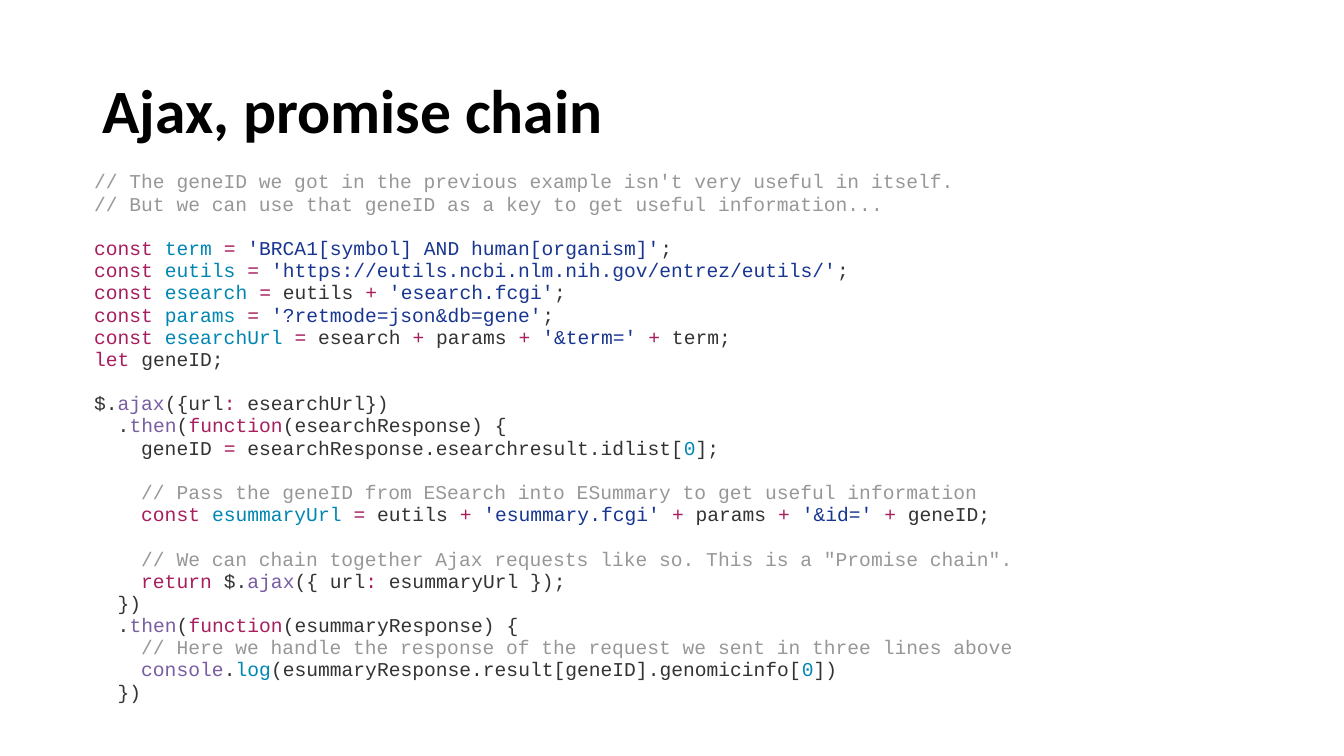
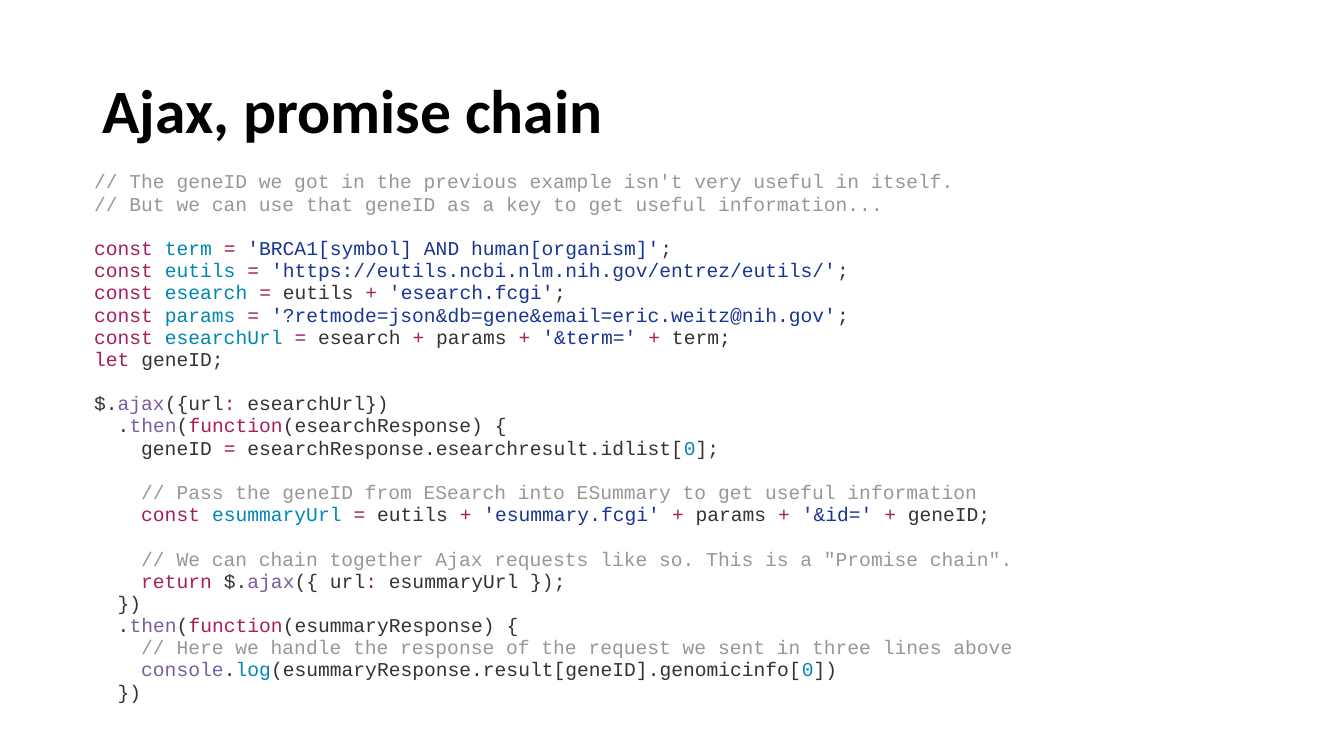
Before and after one commit to eweitz/hour-of-code-at-nih, a slide deck: slide 18 of learn-javascript-in-an-hour.pptx. Drawn at 1344x756 pixels with LibreOffice and Linux fonts; fonts in the diff are those of the drawing. Boxes give left, top, right and bottom in pixels: in the first picture for what was removed or moved away, otherwise in the second. Text is boxed around its words. In the diff, an @@ line names an element or a change of style, - is before the commit and + after.

```diff
--- a/learn-javascript-in-an-hour.pptx
+++ b/learn-javascript-in-an-hour.pptx
@@ table at (93,171,1252,738) @@
@@ row 1, column 1: "// The geneID we got in the previous example isn't very useful in itself. / // But we can use that geneID as a key to get useful information... / const term = 'BRCA1[symbol] AND human[organism]'; / const eutils = 'https://eutils.ncbi.nlm.nih.gov/entrez/eutils/'; / const esearch = eutils + 'esearch.fcgi'; / const params = '?retmode=json&db=gene'; / const esearchUrl = esearch + params + '&term=' + term; / let geneID; / $.ajax({url: esearchUrl}) / .then(function(esearchResponse) { / geneID = esearchResponse.esearchresult.idlist[0]; / // Pass the geneID from ESearch into ESummary to get useful information / const esummaryUrl = eutils + 'esummary.fcgi' + params + '&id=' + geneID; / // We can chain together Ajax requests like so. This is a "Promise chain". / return $.ajax({ url: esummaryUrl }); / }) / .then(function(esummaryResponse) { / // Here we handle the response of the request we sent in three lines above / console.log(esummaryResponse.result[geneID].genomicinfo[0]) / })" to "// The geneID we got in the previous example isn't very useful in itself. / // But we can use that geneID as a key to get useful information... / const term = 'BRCA1[symbol] AND human[organism]'; / const eutils = 'https://eutils.ncbi.nlm.nih.gov/entrez/eutils/'; / const esearch = eutils + 'esearch.fcgi'; / const params = '?retmode=json&db=gene&email=eric.weitz@nih.gov'; / const esearchUrl = esearch + params + '&term=' + term; / let geneID; / $.ajax({url: esearchUrl}) / .then(function(esearchResponse) { / geneID = esearchResponse.esearchresult.idlist[0]; / // Pass the geneID from ESearch into ESummary to get useful information / const esummaryUrl = eutils + 'esummary.fcgi' + params + '&id=' + geneID; / // We can chain together Ajax requests like so. This is a "Promise chain". / return $.ajax({ url: esummaryUrl }); / }) / .then(function(esummaryResponse) { / // Here we handle the response of the request we sent in three lines above / console.log(esummaryResponse.result[geneID].genomicinfo[0]) / })" @@
```
Also in this commit, not shown: 3 other slides changed, 4 other files.
